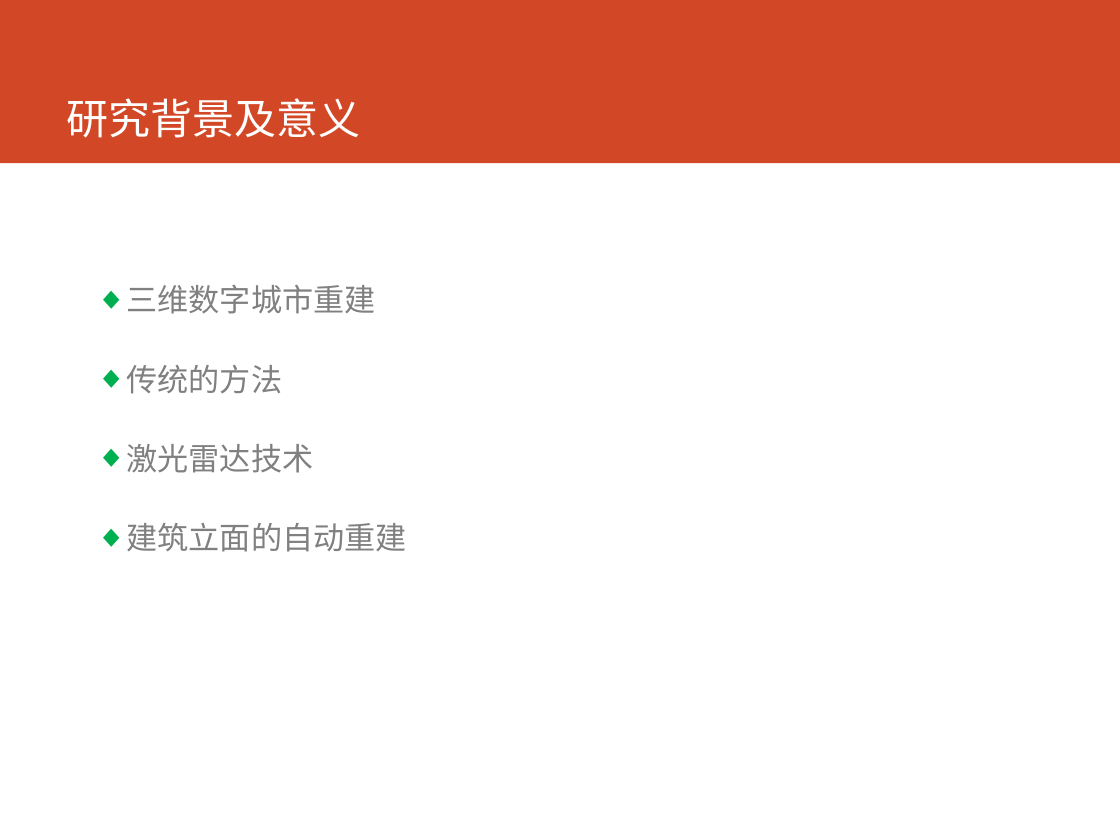
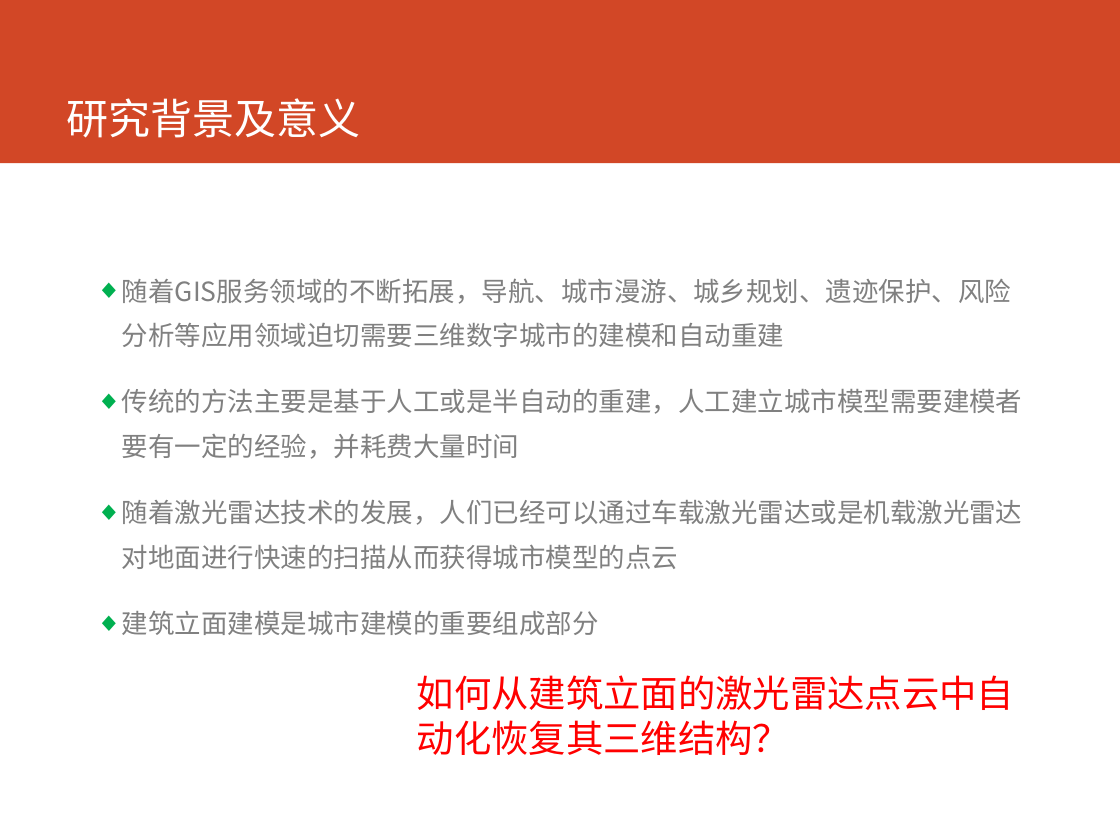
Before and after one commit to cartosquare/graduation-thesis-defenses, a slide deck: slide 2 of 基于形状语义和增强学习的建筑.pptx. Drawn at 1120x840 pixels with LibreOffice and Linux fonts; fonts in the diff are those of the drawing. Boxes give left, top, right and bottom in pixels: in the first picture for what was removed or moved away, otherwise in the second. Text is boxed around its words. In the diff, an @@ line names an element or a change of style, - is before the commit and + after.

```diff
--- a/基于形状语义和增强学习的建筑.pptx
+++ b/基于形状语义和增强学习的建筑.pptx
@@ text at [122,278,1023,635]: text changed; size 20 to 17 pt @@
-◆ 三维数字城市重建
-◆ 传统的方法
-◆ 激光雷达技术
-◆ 建筑立面的自动重建
+◆ 随着GIS服务领域的不断拓展，导航、城市漫游、城乡规划、遗迹保护、风险分析等应用领域迫切需要三维数字城市的建模和自动重建
+◆ 传统的方法主要是基于人工或是半自动的重建，人工建立城市模型需要建模者要有一定的经验，并耗费大量时间
+◆ 随着激光雷达技术的发展，人们已经可以通过车载激光雷达或是机载激光雷达对地面进行快速的扫描从而获得城市模型的点云
+◆ 建筑立面建模是城市建模的重要组成部分
@@ text added at [417,675,1014,755], 24 pt, text #FF0000 @@
+如何从建筑立面的激光雷达点云中自动化恢复其三维结构？
```
Also in this commit, not shown: 2 other slides changed.
